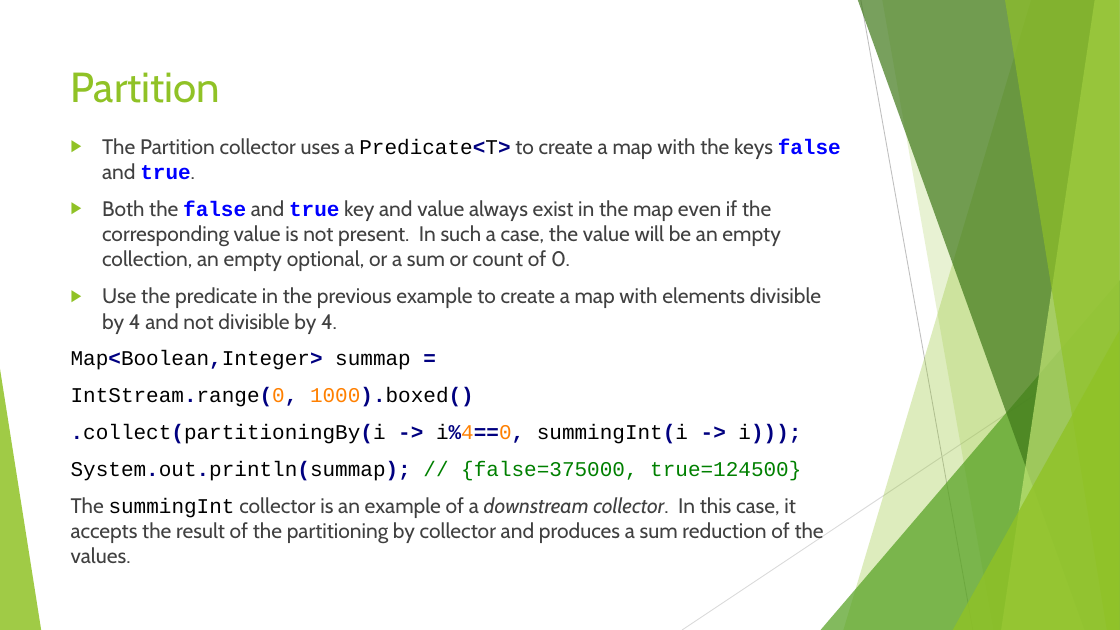
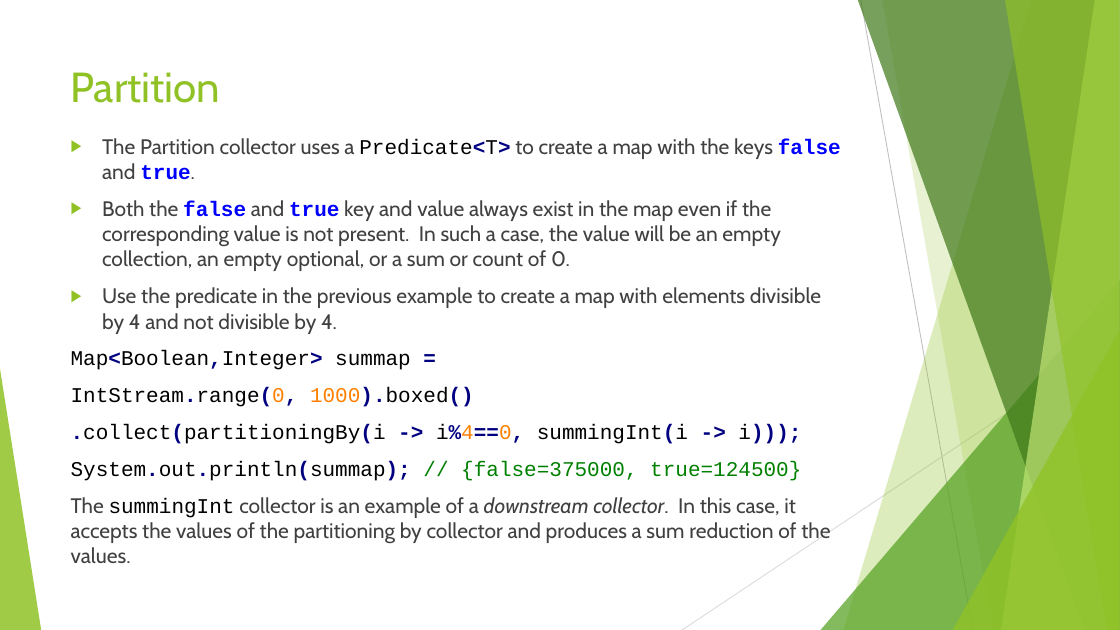
Before and after one commit to RichardRoda/2017-CodePaLOUsa-Lambda, a slide deck: slide 34 of Learning to Love the Lambda in the Stream.pptx (slide 33 before the commit). Drawn at 1120x630 pixels with LibreOffice and Linux fonts; fonts in the diff are those of the drawing. Boxes give left, top, right and bottom in pixels: in the first picture for what was removed or moved away, otherwise in the second. Text is boxed around its words. In the diff, an @@ line names an element or a change of style, - is before the commit and + after.

```diff
--- a/Learning to Love the Lambda in the Stream.pptx
+++ b/Learning to Love the Lambda in the Stream.pptx
@@ text at (x1=71, y1=497, x2=830, y2=563): text changed @@
-The summingInt collector is an example of a downstream collector. In this case, it accepts the result of the partitioning by collector and produces a sum reduction of the values.
+The summingInt collector is an example of a downstream collector. In this case, it accepts the values of the partitioning by collector and produces a sum reduction of the values.
```
Also in this commit, not shown: 14 other slides changed, 4 slides added, 2 other files.
